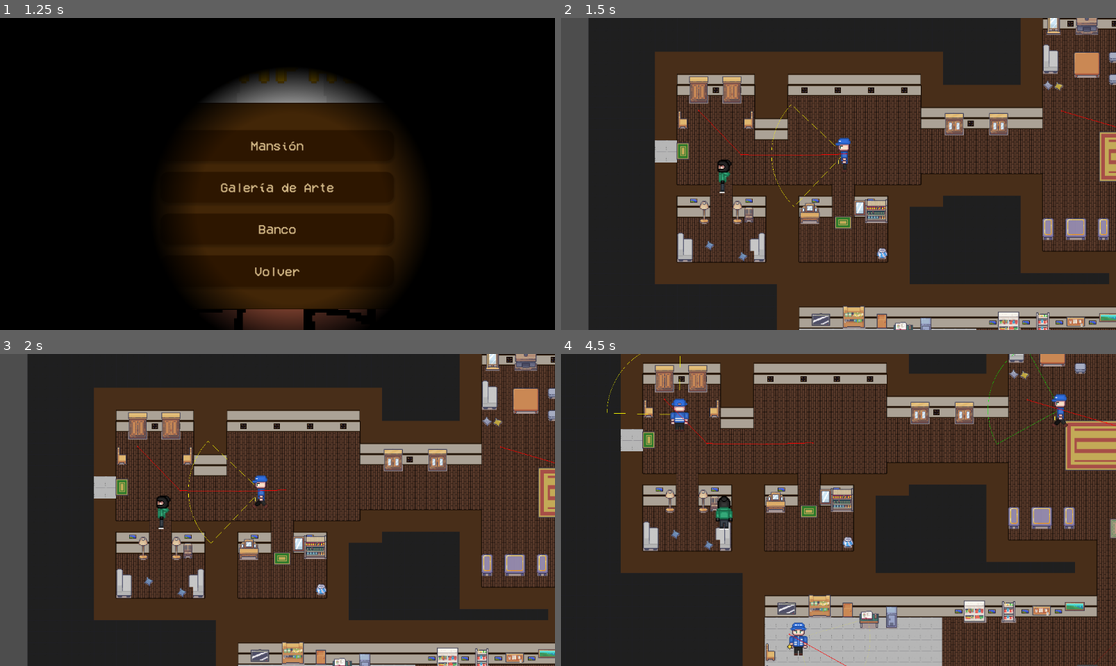
Above: before the commit, frames 1-4 (two rows, left to right).
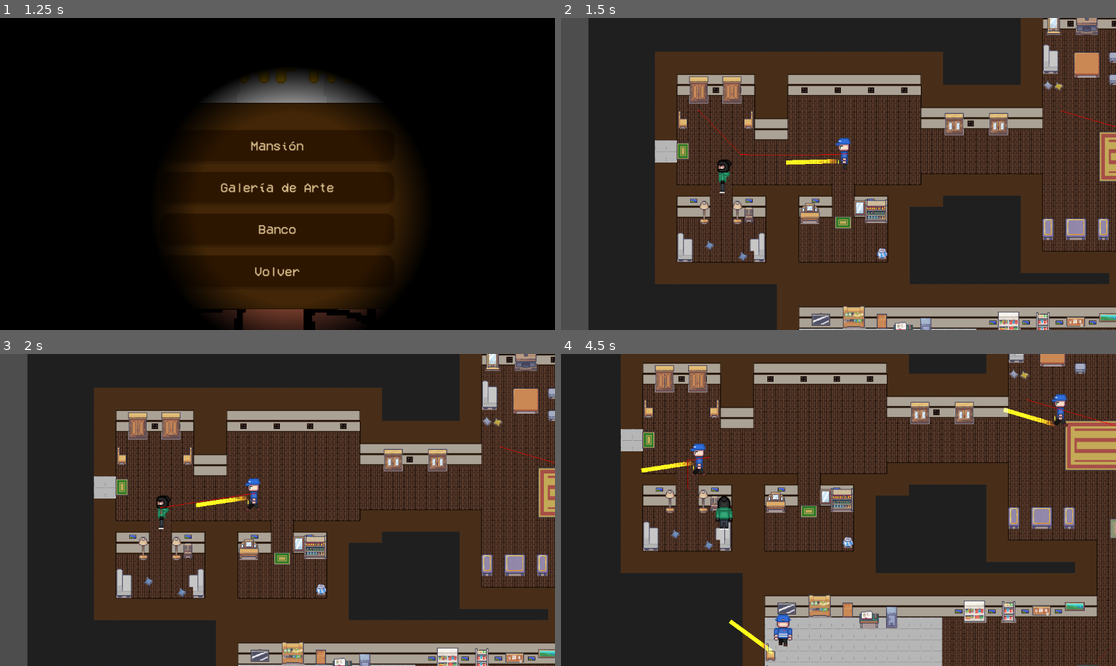
Above: after the commit, the same moments.

Repository: Xan-0/SilentStrikers
Game: Godot game, scene res://Escenas/main_menu.tscn
The game is run twice, just before and just after one commit, with the same random seed, the same clock (stepped at 60 frames per second) and the same inputs.
Inputs (mouse positions are in pixels of both pictures, inside the frame that each line leads up to):
- Up to frame 1 (1.25 s): click "Empezar juego" at 0.5 s
- Up to frame 2 (1.5 s): click "Mansión" at 1.25 s
- Up to frame 3 (2 s): no input
- Up to frame 4 (4.5 s): move the mouse to (960, 494) at 2.02 s; hold Right (ui_right) 2.03-2.78 s; tap E (interactuar) every 0.75 s from 2.1 to 4.35 s; move the mouse to (727, 525) at 2.77 s; hold Down (ui_down) 2.78-3.53 s; move the mouse to (894, 441) at 3.52 s; hold Right (ui_right) 3.53-4.28 s; move the mouse to (810, 572) at 4.27 s; hold Up (ui_up) from 4.28 s (still down)

Frame 1 is identical in both runs. In frame 2, 0.2% of the frame differs, in the area x 37-51%, y 27-61%; in frame 3, 0.6%; in frame 4, 1.6%, in the area x 8-90%, y 0-100%.

Commit message:
Refactorizacion vision guardia + linterna

Diff:
--- a/Silent Strikers (Alfa Muy temprana)/Codigos/Guardia.gd
+++ b/Silent Strikers (Alfa Muy temprana)/Codigos/Guardia.gd
@@ -8,18 +8,18 @@
 @export var player: CharacterBody2D
 var rotation2 = rotation
 @onready var navigation_agent: NavigationAgent2D = $NavigationAgent2D
+@onready var animations: AnimatedSprite2D = get_node("AnimatedSprite2D")
 
 ## --- Variables de Visión y Detección ---
-var vision_range = 300.0
-var vision_angle_degrees = 90.0
 var wall_collision_mask = 1
-@onready var vision_raycast: RayCast2D = $VisionRayCast
-@onready var vision_area: Area2D = $Vision
+@onready var line_of_sight: RayCast2D = $VisionRayCast
+@onready var vision_cone: Area2D = $Vision # Asegúrate que el nodo se llame así
+@onready var flashlight: PointLight2D = $FlashLight # El nodo de luz
+var player_in_vision_cone = false
 
 ## --- Variables de Estado ---
 enum State { PATROLLING, CHASING, SEARCHING }
 var current_state = State.PATROLLING
-var player_detected = false
 var last_known_player_position = Vector2.ZERO
 
 ## --- Tiempo de búsqueda ---
@@ -30,15 +30,9 @@
 var chase_duration = 8.0
 var chasing_timer = 0.0
 
-## --- Dibujo y Animación ---
-@export var draw_vision_cone: bool = true
-@export var vision_cone_color: Color = Color(1, 1, 0, 0.3)
-@onready var animations: AnimatedSprite2D = get_node("AnimatedSprite2D")
-
 func _ready():
 	add_to_group("Guardias")
-	vision_raycast.add_exception(self)
-	vision_raycast.collision_mask = wall_collision_mask | player.collision_layer
+	line_of_sight.add_exception(self)
 
 	if navigation_region == null:
 		print("[ERROR] ¡No se ha asignado un NavigationRegion2D al guardia!")
@@ -51,27 +45,26 @@
 	forward = (navigation_agent.get_next_path_position() - global_position).normalized()
 	if forward == Vector2.ZERO:
 		forward = Vector2.RIGHT.rotated(rotation)
-	check_vision(forward)
-
 	match current_state:
 		State.PATROLLING:
-			vision_range = 300
-			vision_angle_degrees = 90
 			speed = 200
 			_process_patrolling(delta)
 		State.CHASING:
-			vision_range = 600
-			vision_angle_degrees = 120
 			speed = 300
 			_process_chasing(delta)
 		State.SEARCHING:
-			vision_range = 400
-			vision_angle_degrees = 90
 			speed = 200
 			_process_searching(delta)
 
+	if player_in_vision_cone:
+		check_line_of_sight()
+
 	var move_dir = velocity.normalized()
 	if move_dir != Vector2.ZERO:
+		rotation2 = move_dir.angle()
+		vision_cone.rotation = rotation2
+		line_of_sight.rotation = rotation2
+		flashlight.rotation = rotation2
 		var horizontal = false
 		if move_dir.x > 0 and (move_dir.y > -0.3 and move_dir.y < 0.3):
 			animations.play("Derecha")
@@ -84,12 +77,8 @@
 				animations.play("Abajo")
 			elif move_dir.y < 0 or (move_dir.y < 0 and move_dir.x < 0) or (move_dir.y < 0 and move_dir.x > 0):
 				animations.play("Arriba")
-		rotation2 = move_dir.angle()
 
 	move_and_slide()
-
-	if draw_vision_cone:
-		queue_redraw()
 
 func _process_patrolling(delta):
 	if navigation_agent.is_navigation_finished():
@@ -99,10 +88,6 @@
 func _process_chasing(delta):
 	chasing_timer -= delta
 	navigation_agent.target_position = last_known_player_position
-	if navigation_agent.is_navigation_finished():
-		if not player_detected:
-			current_state = State.SEARCHING
-			search_timer = search_duration
 	_update_navigation_velocity(delta)
 
 func _process_searching(delta):
@@ -120,7 +105,6 @@
 	else:
 		velocity = velocity.lerp(Vector2.ZERO, acceleration * delta)
 
-# --- FUNCIÓN DE PATRULLA CORREGIDA ---
 func _set_next_patrol_point():
 	if navigation_region == null or navigation_region.navigation_polygon == null:
 		print("[Guardia] NavigationRegion2D o su polígono no están asignados.")
@@ -159,40 +143,7 @@
 
 				navigation_agent.target_position = closest_valid_point
 				return
-
 	print("[Guardia] No se pudo encontrar un punto de patrulla válido después de %d intentos." % MAX_ATTEMPTS)
-
-
-# (El resto de funciones no necesitan cambios)
-
-func check_vision(guard_forward_direction: Vector2):
-	var was_detected = player_detected
-	var detected_now = false
-
-	var dir_to_player = player.global_position - global_position
-	var dist = dir_to_player.length()
-
-	if dist <= vision_range:
-		var dir_norm = dir_to_player.normalized()
-		var dot = guard_forward_direction.dot(dir_norm)
-		var limit_dot = cos(deg_to_rad(vision_angle_degrees / 2.0))
-
-		if dot > limit_dot:
-			if vision_raycast.is_colliding() and vision_raycast.get_collider() == player:
-				detected_now = true
-
-		if chasing_timer > 0:
-			detected_now = true
-
-	if detected_now:
-		last_known_player_position = player.global_position
-		current_state = State.CHASING
-
-	player_detected = detected_now
-	if player_detected and not was_detected:
-		_on_player_detected()
-	elif not player_detected and was_detected:
-		_on_player_lost()
 
 func _on_player_detected():
 	print("¡Jugador DETECTADO!")
@@ -201,18 +152,40 @@
 	search_timer = 0.0
 
 func _on_player_lost():
-	print("¡Jugador Perdido!")
+	print("¡Jugador Perdido! Iniciando búsqueda.")
+	if current_state == State.CHASING:
+		current_state = State.SEARCHING
+		search_timer = search_duration
 
-func _draw():
-	var half_angle = deg_to_rad(vision_angle_degrees / 2.0)
-	var segments = 20
-	var points = PackedVector2Array()
+func _on_vision_body_entered(body: Node2D):
+	# Se ejecuta cuando algo entra en el Area2D
+	if body == player:
+		player_in_vision_cone = true
+		print("Jugador entró en el cono de visión.")
 
-	for i in range(segments + 1):
-		var angle = -half_angle + ((half_angle) * 2.0 * i / segments)
-		points.append(Vector2.RIGHT.rotated(angle + rotation2) * vision_range)
+func _on_vision_body_exited(body: Node2D):
+	# Se ejecuta cuando algo sale del Area2D
+	if body == player:
+		player_in_vision_cone = false
+		print("Jugador salió del cono de visión.")
+		if current_state == State.CHASING:
+			_on_player_lost()
 
-	if points.size() > 0:
-		draw_line(Vector2.ZERO, points[0], vision_cone_color, 1.0)
-		draw_polyline(points, vision_cone_color, 1.0)
-		draw_line(Vector2.ZERO, points[-1], vision_cone_color, 1.0)
+
+func check_line_of_sight():
+	# Esta función solo se llama si el jugador ya está en el cono
+	line_of_sight.target_position = to_local(player.global_position)
+	line_of_sight.force_raycast_update()
+
+	if line_of_sight.is_colliding():
+		# Hay una pared en medio. No vemos al jugador.
+		if current_state == State.CHASING:
+			_on_player_lost()
+	else:
+
+		if current_state != State.CHASING:
+			_on_player_detected()
+		# Actualizamos la última posición conocida mientras lo vemos
+		last_known_player_position = player.global_position
+		# Aseguramos que el estado sea CHASING
+		current_state = State.CHASING
--- a/Silent Strikers (Alfa Muy temprana)/Escenas/Guardia.tscn
+++ b/Silent Strikers (Alfa Muy temprana)/Escenas/Guardia.tscn
@@ -145,6 +145,13 @@
 
 [sub_resource type="RectangleShape2D" id="RectangleShape2D_g5ju6"]
 size = Vector2(153, 312)
+
+[sub_resource type="Gradient" id="Gradient_1uryg"]
+
+[sub_resource type="GradientTexture2D" id="GradientTexture2D_g5ju6"]
+gradient = SubResource("Gradient_1uryg")
+fill_from = Vector2(0, 0.520362)
+fill_to = Vector2(1, 0.470588)
 
 [node name="CharacterBody2D" type="CharacterBody2D"]
 collision_layer = 2
@@ -172,10 +179,11 @@
 
 [node name="VisionRayCast" type="RayCast2D" parent="."]
 scale = Vector2(3, 6)
-collision_mask = 5
+collision_mask = 4
 collide_with_areas = true
 
 [node name="Area2D" type="Area2D" parent="."]
+visible = false
 scale = Vector2(3, 6)
 script = ExtResource("4_1uryg")
 
@@ -185,7 +193,22 @@
 shape = SubResource("RectangleShape2D_g5ju6")
 
 [node name="Vision" type="Area2D" parent="."]
+collision_layer = 4
+collision_mask = 2
 script = ExtResource("5_g5ju6")
 
 [node name="CollisionPolygon2D" type="CollisionPolygon2D" parent="Vision"]
 polygon = PackedVector2Array(1, -2, 460, -165, 460, 165)
+
+[node name="FlashLight" type="PointLight2D" parent="."]
+position = Vector2(-128, 32)
+rotation = -3.15032
+scale = Vector2(0.607621, 0.0478319)
+color = Color(1, 1, 0, 1)
+energy = 16.0
+shadow_enabled = true
+texture = SubResource("GradientTexture2D_g5ju6")
+texture_scale = 5.72
+
+[connection signal="body_entered" from="Vision" to="." method="_on_vision_body_entered"]
+[connection signal="body_exited" from="Vision" to="." method="_on_vision_body_exited"]
--- a/Silent Strikers (Alfa Muy temprana)/Escenas/Mansion.tscn
+++ b/Silent Strikers (Alfa Muy temprana)/Escenas/Mansion.tscn
@@ -1391,7 +1391,6 @@
 position = Vector2(615, 242)
 navigation_region = NodePath("../PatrullaGuardia_1")
 player = NodePath("../Player")
-vision_cone_color = Color(1, 1, 0, 1)
 
 [node name="PatrullaGuardia_1" type="NavigationRegion2D" parent="."]
 visible = false
@@ -1402,7 +1401,6 @@
 position = Vector2(2223, 273)
 navigation_region = NodePath("../PatrullaGuardia_2")
 player = NodePath("../Player")
-vision_cone_color = Color(0, 1, 0, 1)
 
 [node name="PatrullaGuardia_2" type="NavigationRegion2D" parent="."]
 visible = false
--- a/Silent Strikers (Alfa Muy temprana)/project.godot
+++ b/Silent Strikers (Alfa Muy temprana)/project.godot
@@ -58,3 +58,7 @@
 "events": [Object(InputEventKey,"resource_local_to_scene":false,"resource_name":"","device":0,"window_id":0,"alt_presse …(189 unchanged characters)…
 ]
 }
+
+[layer_names]
+
+2d_physics/layer_2="Player"
Not shown: 1 places in Silent Strikers (Alfa Muy temprana)/Escenas/Guardia.tscn that only renumber resources
